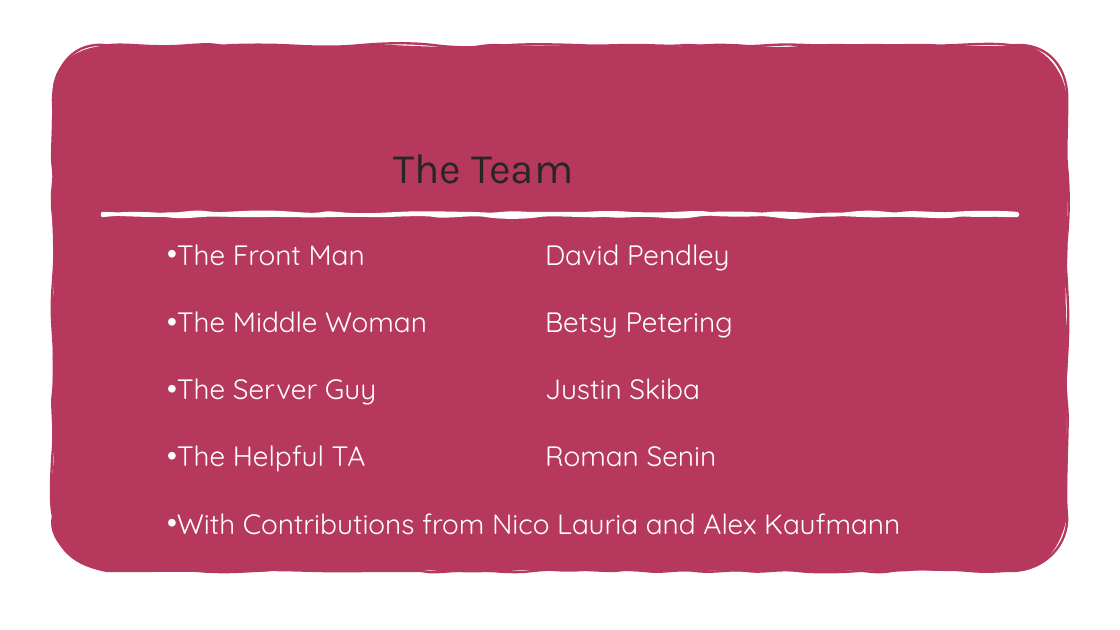
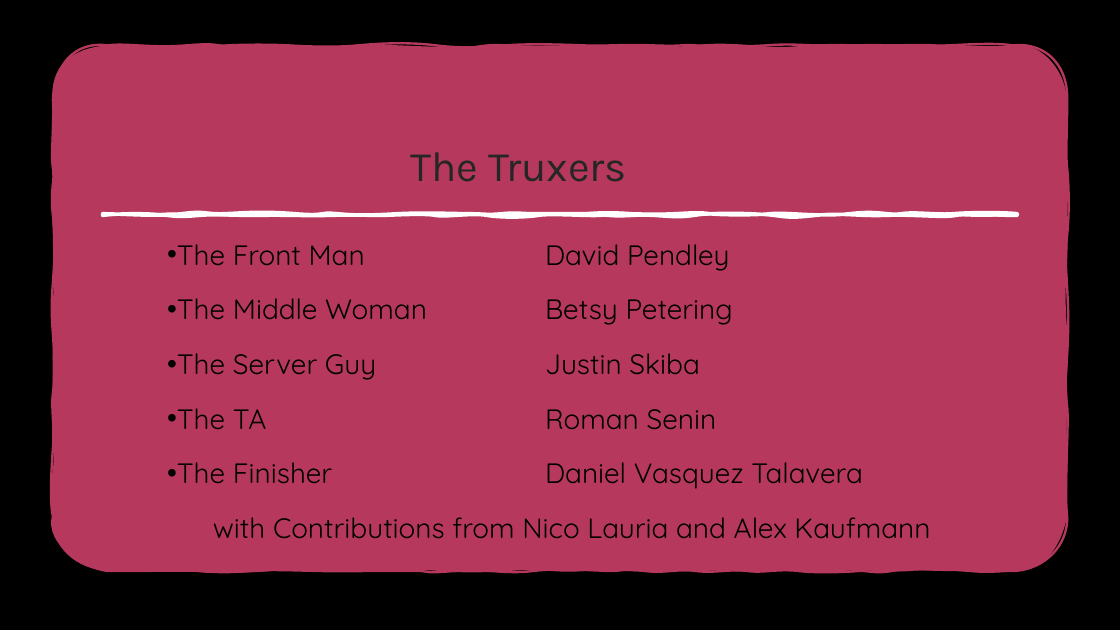
Before and after one commit to BetsyPetering/ProjectTwo, a slide deck: slide 4 of T R U X.pptx. Drawn at 1120x630 pixels with LibreOffice and Linux fonts; fonts in the diff are those of the drawing. Boxes give left, top, right and bottom in pixels: in the first picture for what was removed or moved away, otherwise in the second. Text is boxed around its words. In the diff, an @@ line names an element or a change of style, - is before the commit and + after.

```diff
--- a/T R U X.pptx
+++ b/T R U X.pptx
@@ background #FFFFFF to #000000 @@
@@ rectangle at [0, 0, 1120, 630]: fill #FFFFFF to #000000 @@
@@ text at [410, 152, 627, 182]: text changed @@
-The Team
+The Truxers
@@ text at [177, 244, 733, 380]: text colour #FFFFFF to #000000 in "The Front Man David Pendley", "The Middle Woman Betsy Petering", "The Server Guy Justin Skiba"; more space between paragraphs @@
@@ text at [177, 408, 930, 539]: text changed; text colour #FFFFFF to #000000 @@
-• The Helpful TA Roman Senin
-• With Contributions from Nico Lauria and Alex Kaufmann
+• The TA Roman Senin
+• The Finisher Daniel Vasquez Talavera
+with Contributions from Nico Lauria and Alex Kaufmann
```
Also in this commit, not shown: 4 other slides changed, 1 slide added, 1 other file.
